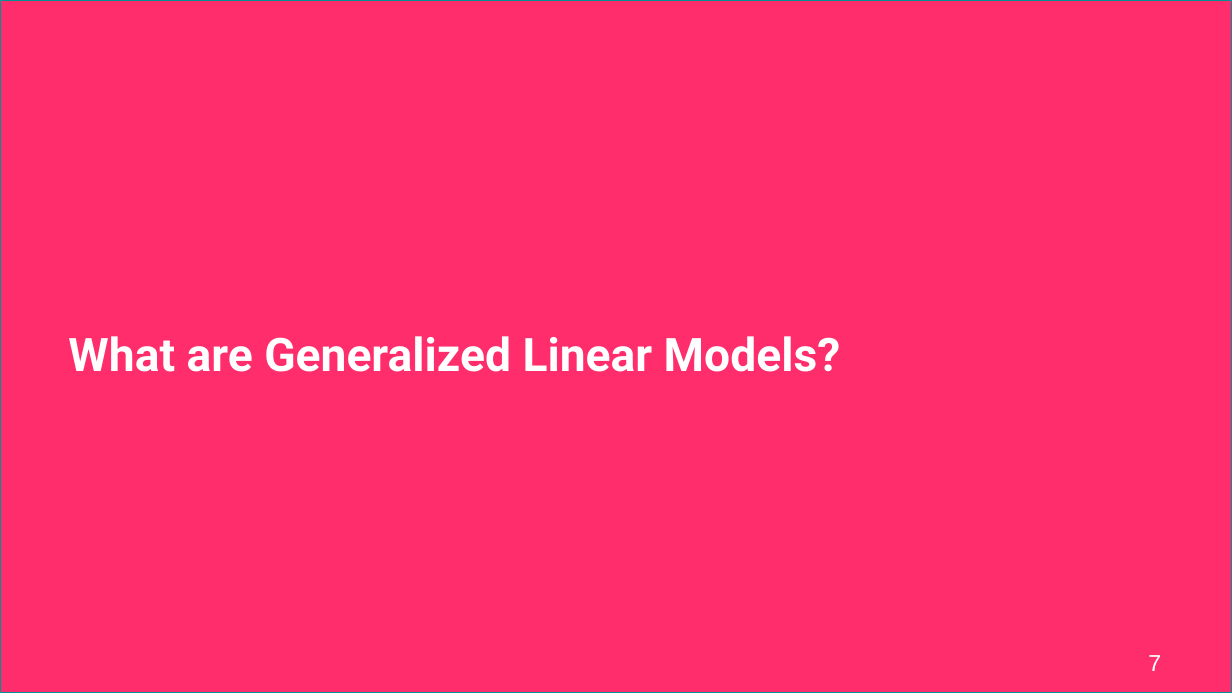
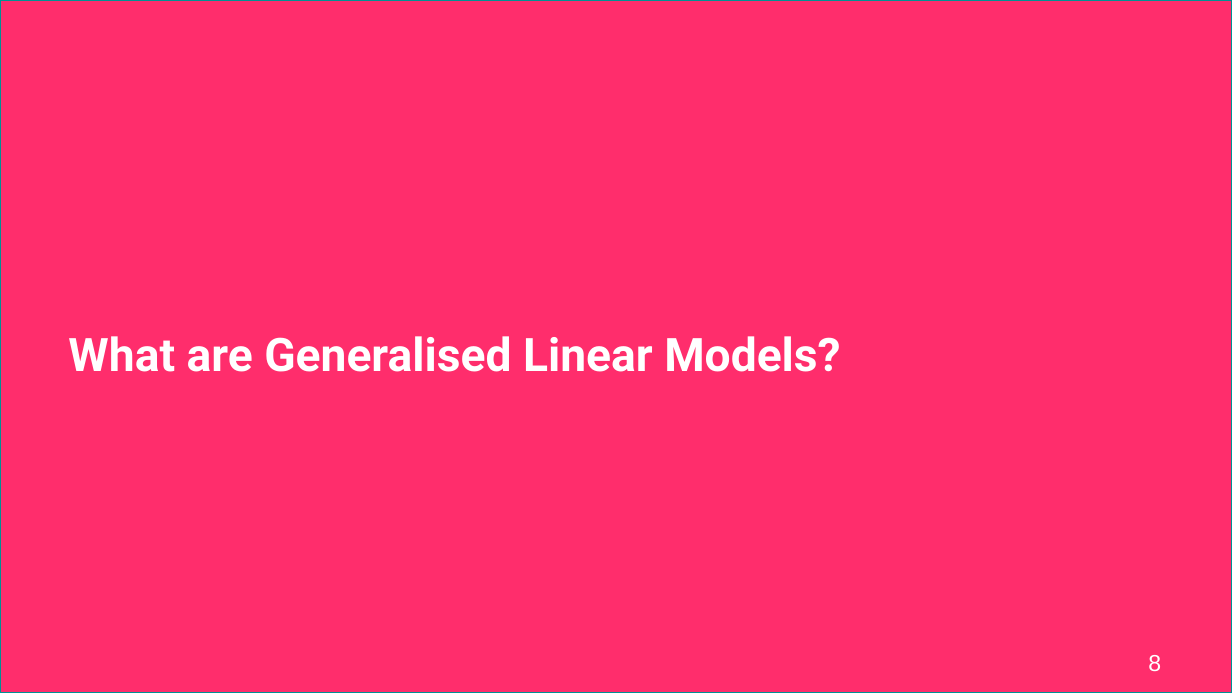
Before and after one commit to UCLPG-MSC-SGDS/UCL-SODA-CPD-RStan, a slide deck: slide 8 of Archived/2022_23/Day 2 Lecture - Bayesian Generalised Linear Regression Models.pptx (slide 7 before the commit). Drawn at 1232x693 pixels with LibreOffice and Linux fonts; fonts in the diff are those of the drawing. Boxes give left, top, right and bottom in pixels: in the first picture for what was removed or moved away, otherwise in the second. Text is boxed around its words. In the diff, an @@ line names an element or a change of style, - is before the commit and + after.

```diff
--- a/Archived/2022_23/Day 2 Lecture - Bayesian Generalised Linear Regression Models.pptx
+++ b/Archived/2022_23/Day 2 Lecture - Bayesian Generalised Linear Regression Models.pptx
@@ title at bbox=[68, 336, 840, 372]: text changed @@
-What are Generalized Linear Models?
+What are Generalised Linear Models?
@@ page number at bbox=[1148, 655, 1161, 672]: text changed @@
-7
+8
```
Also in this commit, not shown: 12 other slides changed, 2 slides added, 1 slide removed, 33 other files.
